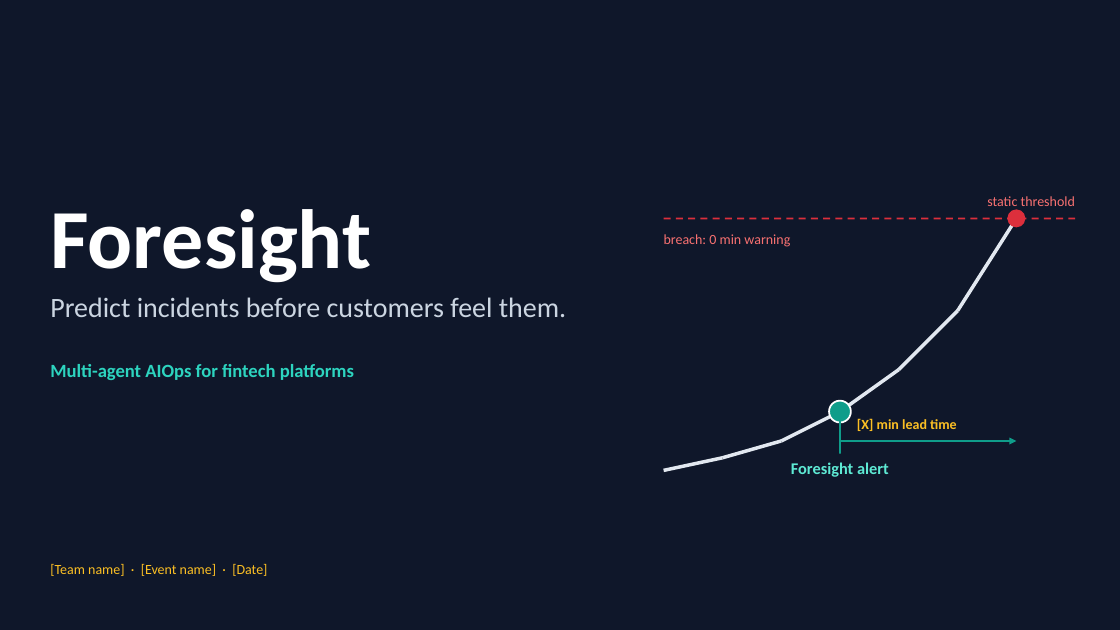
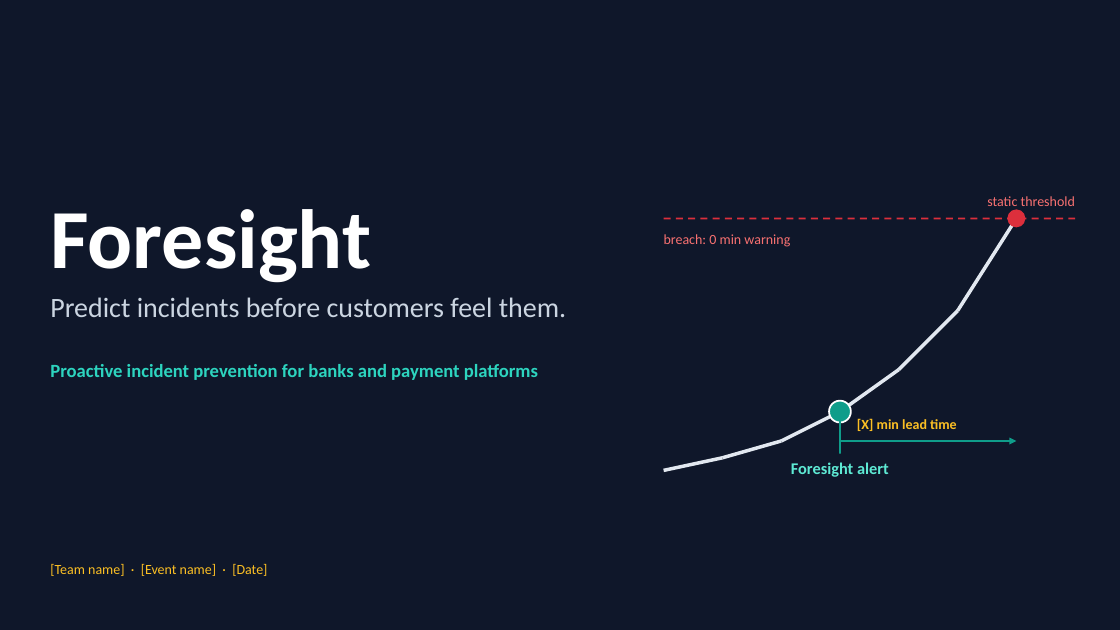
Before and after one commit to Huzyefah/3RL, a slide deck: slide 1 of docs/slides/foresight_pitch.pptx. Drawn at 1120x630 pixels with LibreOffice and Linux fonts; fonts in the diff are those of the drawing. Boxes give left, top, right and bottom in pixels: in the first picture for what was removed or moved away, otherwise in the second. Text is boxed around its words. In the diff, an @@ line names an element or a change of style, - is before the commit and + after.

```diff
--- a/docs/slides/foresight_pitch.pptx
+++ b/docs/slides/foresight_pitch.pptx
@@ text at (50, 364, 538, 380): text changed @@
-Multi-agent AIOps for fintech platforms
+Proactive incident prevention for banks and payment platforms
```
Also in this commit, not shown: 2 other slides changed, 2 slides added, 1 slide removed.
